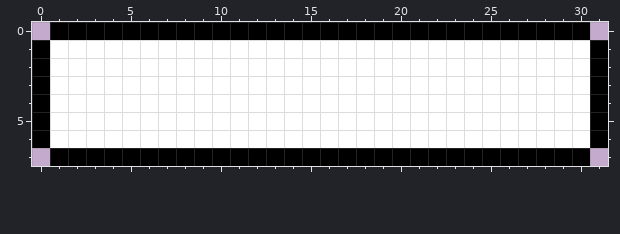
File history of a pixel-art file, Assets/Sprites/paddle.ase. That is the earlier state.
32x8 pixels, 1 frame.
And afterwards:
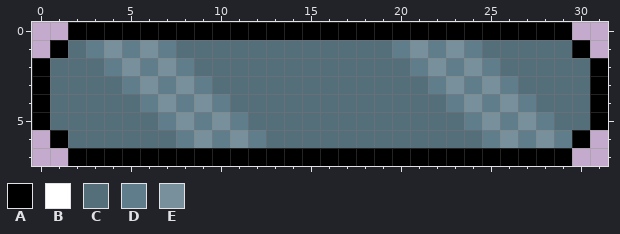
Palette (. is transparent): A #000000  B #ffffff  C #546e7a  D #607d8b  E #78909c
Diff:
layer "Layer 2" added
--- layers "Layer 2", "Layer 1"
@@ x 0..31 @@
-0 .AAAAAAAAAAAAAAAAAAAAAAAAAAAAAA.
-1 ABBBBBBBBBBBBBBBBBBBBBBBBBBBBBBA
-2 ABBBBBBBBBBBBBBBBBBBBBBBBBBBBBBA
-3 ABBBBBBBBBBBBBBBBBBBBBBBBBBBBBBA
-4 ABBBBBBBBBBBBBBBBBBBBBBBBBBBBBBA
-5 ABBBBBBBBBBBBBBBBBBBBBBBBBBBBBBA
-6 ABBBBBBBBBBBBBBBBBBBBBBBBBBBBBBA
-7 .AAAAAAAAAAAAAAAAAAAAAAAAAAAAAA.
+0 ..AAAAAAAAAAAAAAAAAAAAAAAAAAAA..
+1 .ACDEDEDCCCCCCCCCCCCDEDEDCCCCCA.
+2 ACCCDEDEDCCCCCCCCCCCCDEDEDCCCCCA
+3 ACCCCDEDEDCCCCCCCCCCCCDEDEDCCCCA
+4 ACCCCCDEDEDCCCCCCCCCCCCDEDEDCCCA
+5 ACCCCCCDEDEDCCCCCCCCCCCCDEDEDCCA
+6 .ACCCCCCDEDEDCCCCCCCCCCCCDEDEDA.
+7 ..AAAAAAAAAAAAAAAAAAAAAAAAAAAA..
Changed places in both pictures, as pixel boxes (x1, y1, x2, y2):
changed: (32, 22, 608, 166)
